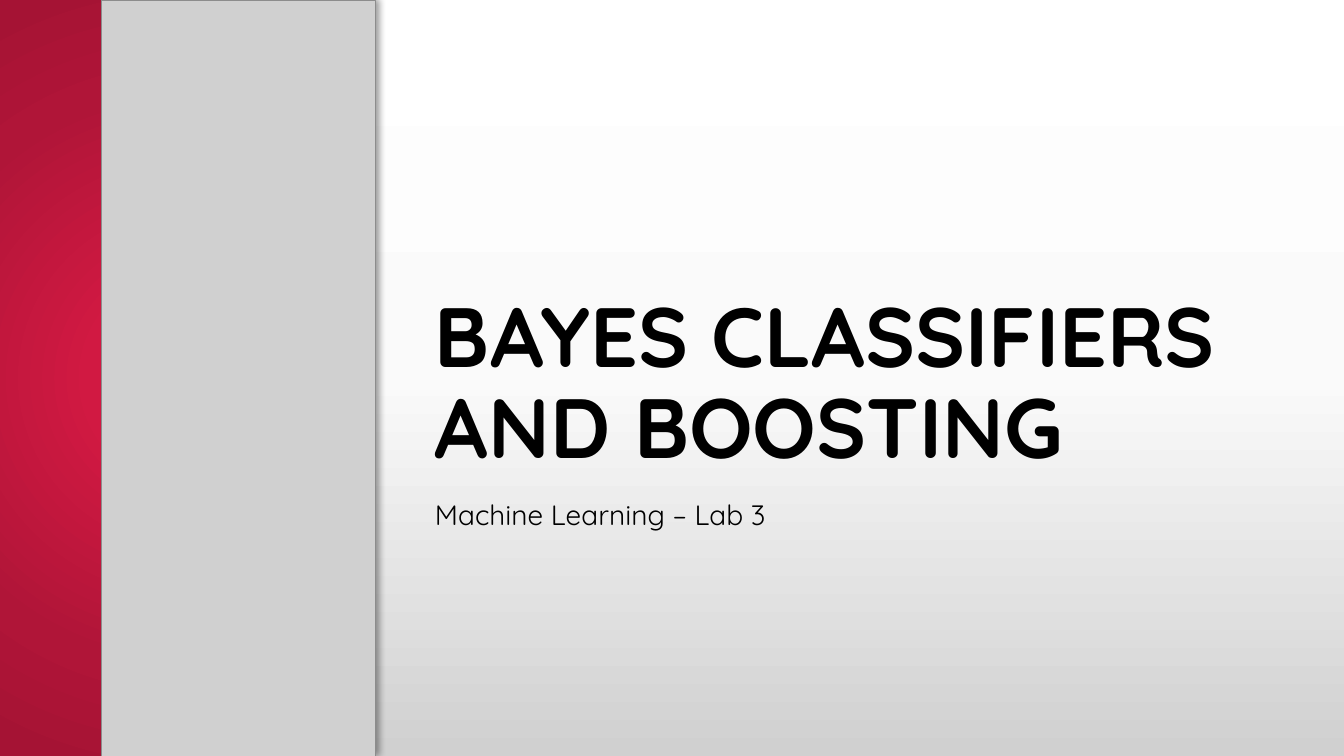
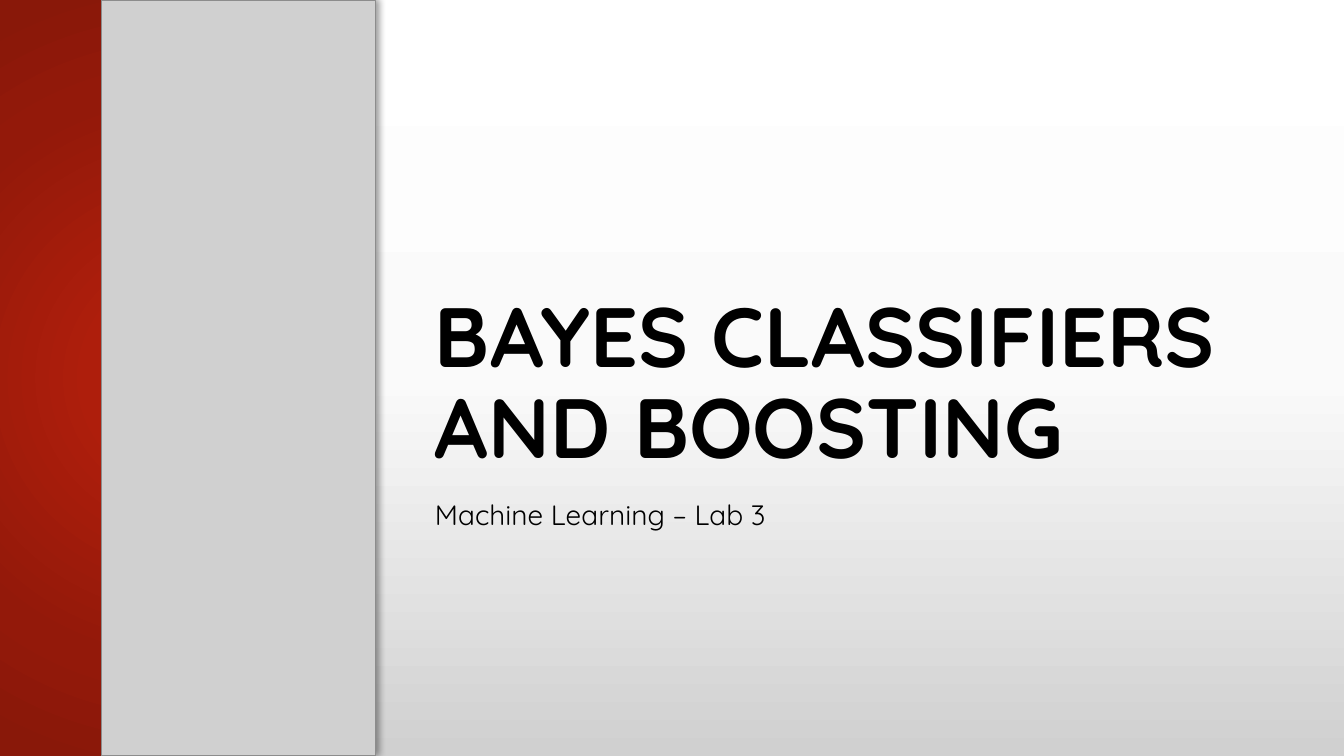
Before and after one commit to franco-ruggeri/ML, a slide deck: slide 1 of Lab 3/Lab 3 - presentation.pptx. Drawn at 1344x756 pixels with LibreOffice and Linux fonts; fonts in the diff are those of the drawing; grey boxes stand for pictures; background and template pictures are left out. Boxes give left, top, right and bottom in pixels: in the first picture for what was removed or moved away, otherwise in the second. Text is boxed around its words. In the diff, an @@ line names an element or a change of style, - is before the commit and + after.

```diff
--- a/Lab 3/Lab 3 - presentation.pptx
+++ b/Lab 3/Lab 3 - presentation.pptx
@@ rectangle at (0,0,376,756): fill gradient #D11942 to #B01538 to #A51334 to gradient #AE1E0C to #93190A to #891809 @@
```
Also in this commit, not shown: 2 other slides changed, 7 slides added, 10 slides removed, 5 other files.
